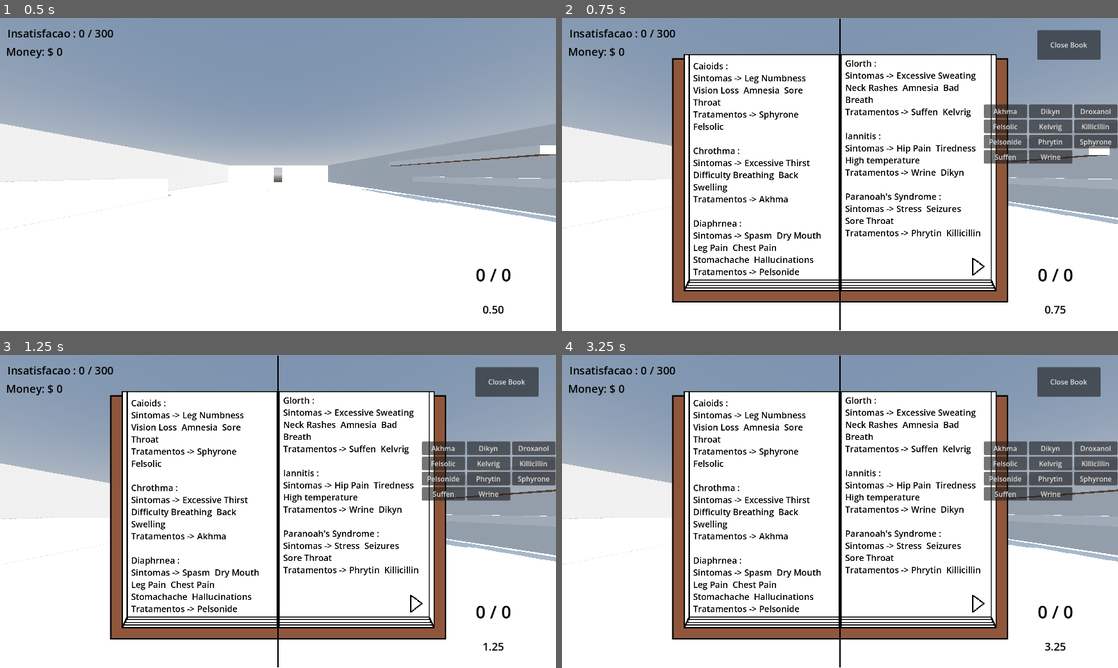
Above: before the commit, frames 1-4 (two rows, left to right).
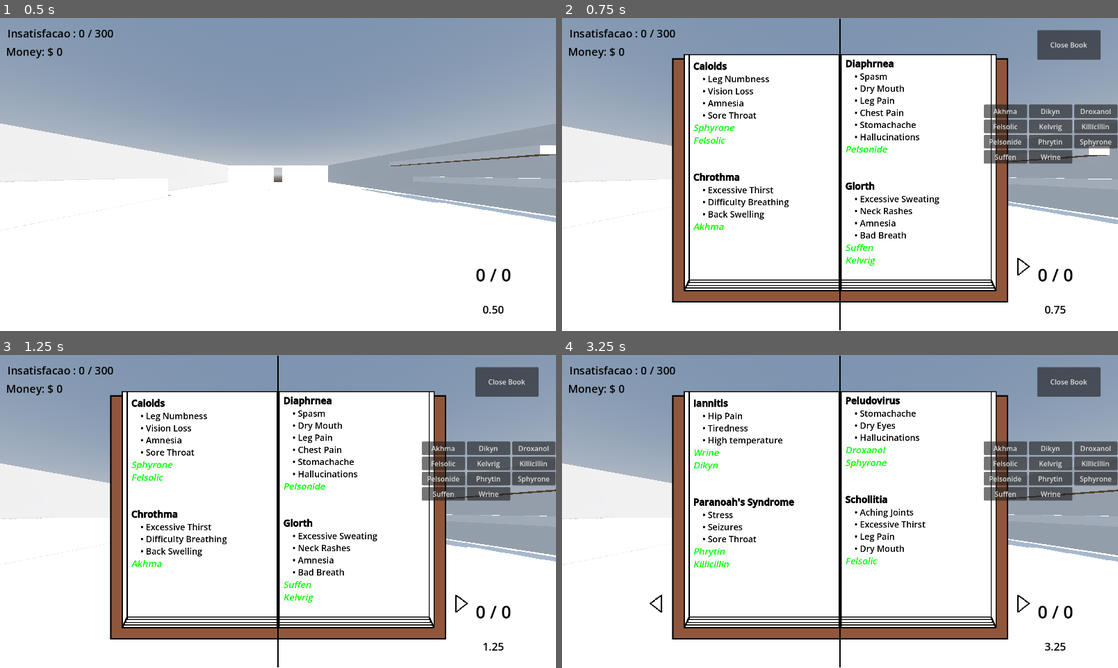
Above: after the commit, the same moments.

Repository: GianOM/wds
Game: Godot game, scene res://Ambientes/Main_Office.tscn
The game is run twice, just before and just after one commit, with the same random seed, the same clock (stepped at 60 frames per second) and the same inputs.
Inputs (mouse positions are in pixels of both pictures, inside the frame that each line leads up to; where the layout moved, square brackets give the same spot in the first picture):
- Up to frame 1 (0.5 s): no input
- Up to frame 2 (0.75 s): move the mouse to (867, 174) at 0.52 s; hold W (Forward_Key) from 0.53 s (still down); tap Tab (Book_Key) at 0.6 s
- Up to frame 3 (1.25 s): keep holding W (Forward_Key)
- Up to frame 4 (3.25 s): release W (Forward_Key) at 1.25 s; click (1023, 602) [979, 602] at 1.25 s; click (1023, 602) at 2.02 s; click (656, 602) [701, 602] at 2.75 s

Frame 1 is identical in both runs. In frame 2, 6.0% of the frame differs, in the area x 23-85%, y 13-83%; in frame 3, 6.0%; in frame 4, 5.9%.

Commit message:
NavMesh Pacient

Diff:
--- a/Ambientes/Main_Office.tscn
+++ b/Ambientes/Main_Office.tscn
@@ -3,6 +3,7 @@
 [ext_resource type="PackedScene" uid="uid://12c1kqyqrqyj" path="res://Player/Playable_Character.tscn" id="1_comex"]
 [ext_resource type="PackedScene" uid="uid://dqxcwmctsuyxq" path="res://Ambientes/Main Room/Main Room Models.glb" id="2_pm0r7"]
 [ext_resource type="PackedScene" uid="uid://hqhpgf4k8tei" path="res://Pacients/Pacients_Manager_Scene.tscn" id="3_aybpn"]
+[ext_resource type="NavigationMesh" uid="uid://b423ywtfb4uy1" path="res://Pacients/OfficeNavMesh.tres" id="4_e2ln7"]
 
 [sub_resource type="ProceduralSkyMaterial" id="ProceduralSkyMaterial_comex"]
 sky_horizon_color = Color(0.66224277, 0.6717428, 0.6867428, 1)
@@ -56,7 +57,7 @@
 [node name="PlayableCharacter" parent="." unique_id=1531290082 instance=ExtResource("1_comex")]
 transform = Transform3D(1, 0, 0, 0, 1, 0, 0, 0, 1, -0.002298355, 0.025694609, -7.544421)
 
-[node name="Main Room Models" parent="." unique_id=2008812089 instance=ExtResource("2_pm0r7")]
+[node name="Main Room Models" parent="." unique_id=2008812089 groups=["NavMeshGroup"] instance=ExtResource("2_pm0r7")]
 
 [node name="StaticBody3D" type="StaticBody3D" parent="Main Room Models/Table" parent_id_path=PackedInt32Array(2008812089, 1456461933) index="0" unique_id=2000408573]
 
@@ -105,4 +106,25 @@
 
 [node name="Pacients_Manager" parent="." unique_id=1675392447 instance=ExtResource("3_aybpn")]
 
+[node name="Main_Office_Navigation_Zone" type="NavigationRegion3D" parent="." unique_id=1862104724]
+navigation_mesh = ExtResource("4_e2ln7")
+
+[node name="NavigationObstacle3D" type="NavigationObstacle3D" parent="Main_Office_Navigation_Zone" unique_id=1998934138 groups=["NavMeshGroup"]]
+height = 4.0
+vertices = PackedVector3Array(-10.963882, 0, -17.225937, -7.3034964, 0, -17.225937, -7.203212, 0, -5.4174304, -11.716016, 0, -5.3672895)
+affect_navigation_mesh = true
+carve_navigation_mesh = true
+
+[node name="NavigationObstacle3D2" type="NavigationObstacle3D" parent="Main_Office_Navigation_Zone" unique_id=1282018442 groups=["NavMeshGroup"]]
+height = 4.0
+vertices = PackedVector3Array(-11.490644, 0, -2.2802677, -1.6869273, 0, -2.1696992, -1.7606387, 0, 2.0134654, -11.122084, 0, 1.7186174)
+affect_navigation_mesh = true
+carve_navigation_mesh = true
+
+[node name="NavigationObstacle3D3" type="NavigationObstacle3D" parent="Main_Office_Navigation_Zone" unique_id=2054890884 groups=["NavMeshGroup"]]
+height = 4.0
+vertices = PackedVector3Array(1.8195971, 0, -2.189135, 1.9301661, 0, 1.2753356, 10.904622, 0, 1.2569079, 10.941476, 0, -2.2259912)
+affect_navigation_mesh = true
+carve_navigation_mesh = true
+
 [editable path="Main Room Models"]
--- a/Doencas/Doenca_Resource.gd
+++ b/Doencas/Doenca_Resource.gd
@@ -27,7 +27,7 @@
 	List_of_Symptons.shuffle()
 
 	for i in range(List_of_Symptons.size()):
-		Return_Text += "Sintoma " + str(i) + " : " + List_of_Symptons[i].Symptom_Name + "\n"
+		Return_Text += List_of_Symptons[i].Symptom_Name + "\n"
 
 
 	return Return_Text
--- /dev/null
+++ b/Pacients/OfficeNavMesh.tres
@@ -0,0 +1,10 @@
+[gd_resource type="NavigationMesh" format=3 uid="uid://b423ywtfb4uy1"]
+
+[resource]
+vertices = PackedVector3Array(-8.558392, 0.06306383, -17.991398, -6.5583916, 0.06306383, -15.991398, -1.5583916, 0.06306383, -17.991398, 2.4416084, 0.06306383, -21.991398, 3.4416084, 0.06306383, -18.991398, 9.441608, 0.06306383, -18.991398, 9.441608, 0.06306383, -32.991398, -1.5583916, 0.06306383, -21.991398, -8.558392, 0.06306383, -32.991398, -1.5583916, 0.06306383, -2.9913979, 0.44160843, 0.06306383, -0.99139786, 1.4416084, 0.06306383, -2.9913979, -6.5583916, 0.06306383, -4.991398, -8.558392, 0.06306383, -2.9913979, 9.441608, 0.06306383, -2.9913979)
+polygons = [PackedInt32Array(2, 1, 0), PackedInt32Array(4, 3, 5), PackedInt32Array(5, 3, 6), PackedInt32Array(2, 0, 7), PackedInt32Array(7, 0, 8), PackedInt32Array(7, 8, 3), PackedInt32Array(3, 8, 6), PackedInt32Array(11, 10, 9), PackedInt32Array(9, 13, 12), PackedInt32Array(9, 12, 11), PackedInt32Array(4, 1, 2), PackedInt32Array(12, 1, 11), PackedInt32Array(11, 1, 4), PackedInt32Array(5, 14, 4), PackedInt32Array(4, 14, 11)]
+geometry_source_geometry_mode = 1
+geometry_source_group_name = &"NavMeshGroup"
+cell_size = 1.0
+cell_height = 0.05
+vertices_per_polygon = 4.0
--- a/Pacients/Pacient_Instance.tscn
+++ b/Pacients/Pacient_Instance.tscn
@@ -15,6 +15,18 @@
 
 [node name="PacientInstance" type="CharacterBody3D" unique_id=1624670727]
 script = ExtResource("1_o31nd")
+
+[node name="Pacient_NavAgent" type="NavigationAgent3D" parent="." unique_id=579579769]
+path_desired_distance = 0.25
+target_desired_distance = 0.25
+path_max_distance = 2.01
+path_metadata_flags = 0
+simplify_path = true
+path_search_max_polygons = 1024
+debug_enabled = true
+debug_use_custom = true
+debug_path_custom_color = Color(0.9294517, 2.8300881e-05, 0.65475553, 1)
+debug_path_custom_point_size = 5.0
 
 [node name="Debug_Mesh" type="MeshInstance3D" parent="." unique_id=1244330368]
 transform = Transform3D(1, 0, 0, 0, 1, 0, 0, 0, 1, 0, 0.9963317, 0)
@@ -51,10 +63,10 @@
 shape = SubResource("CylinderShape3D_o31nd")
 
 [node name="Wait_Untill_Kill_Timer" type="Timer" parent="." unique_id=2141252141]
-wait_time = 6.0
+wait_time = 3.0
 
 [node name="Wait_Time_Timout" type="Timer" parent="." unique_id=1135857456]
-wait_time = 10.0
+wait_time = 60.0
 one_shot = true
 autostart = true
 
--- a/Pacients/Pacient_Main_Script.gd
+++ b/Pacients/Pacient_Main_Script.gd
@@ -1,5 +1,9 @@
 class_name Paciente
 extends CharacterBody3D
+
+@onready var pacient_nav_agent: NavigationAgent3D = $Pacient_NavAgent
+var has_move_target: bool = false
+var next_path_position: Vector3 = Vector3.ZERO
 
 @onready var debug_mesh: MeshInstance3D = $Debug_Mesh
 @onready var symptoms_text: Label3D = $"Symptoms Text"
@@ -11,10 +15,11 @@
 
 @onready var time_untill_die: Label3D = $Time_Untill_Die
 
+
 func _ready() -> void:
 	Add_new_Sickness()
-
-
+	pacient_nav_agent.target_position = Vector3(0,0,-32)
+	#next_path_position = pacient_nav_agent.get_next_path_position()
 
 
 
@@ -24,8 +29,21 @@
 
 	time_untill_die.text = " %.2f s" % time_untill_death.time_left
 
+	if has_move_target:
+		next_path_position = pacient_nav_agent.get_next_path_position()
+		var movement_direction: Vector3 = global_position.direction_to(next_path_position)
 
-	pass
+		velocity = movement_direction * 3.0
+
+		move_and_slide()
+
+		if pacient_nav_agent.is_navigation_finished():
+			has_move_target = false
+
+			if wait_untill_kill_timer.is_stopped():
+				wait_untill_kill_timer.start()
+
+
 
 func Add_new_Sickness():
 
@@ -60,8 +78,8 @@
 		debug_mesh.get_surface_override_material(0).set("albedo_color", Color(0.857, 0.0, 0.179, 1.0))
 		ScoreManager.Score_de_Insatisfacao += 60
 
-	wait_untill_kill_timer.start()
 
+	has_move_target = true
 
 
 
--- a/Pacients/Pacients_Manager_Scene.tscn
+++ b/Pacients/Pacients_Manager_Scene.tscn
@@ -6,7 +6,7 @@
 script = ExtResource("1_gdb8o")
 
 [node name="Spawn_Timer" type="Timer" parent="." unique_id=1501850435]
-wait_time = 10.0
+wait_time = 12.0
 autostart = true
 
 [connection signal="timeout" from="Spawn_Timer" to="." method="_on_Spawn_Timer_Timeout"]
--- a/Player/Scripts/player_ui-SCRIPT.gd
+++ b/Player/Scripts/player_ui-SCRIPT.gd
@@ -118,19 +118,18 @@
 
 		var Temporary_Text: String = ""
 	#
-		Temporary_Text += Local_Sickness_DB[i].Disease_Name + " : \n"
+		Temporary_Text += "[b]%s[/b]\n" % Local_Sickness_DB[i].Disease_Name
 	#
-		Temporary_Text += "Sintomas -> "
+		#Temporary_Text += "Sintomas -> "
 		#
 		for meu_sintoma in Local_Sickness_DB[i].List_of_Symptons:
-			Temporary_Text  += meu_sintoma.Symptom_Name + "  "
+			Temporary_Text  += "[ul]%s[/ul]\n" % meu_sintoma.Symptom_Name
 			#
-		Temporary_Text += "\n"
 
-		Temporary_Text  += "Tratamentos -> "
+		#Temporary_Text  += "Tratamentos -> "
 		#
 		for minhas_curas in Local_Sickness_DB[i].Possible_Cure:
-			Temporary_Text  += minhas_curas.Treatment_Name + "  "
+			Temporary_Text  += "[color=green][i]%s[/i][/color]\n" % minhas_curas.Treatment_Name
 
 		Temporary_Text  += "\n"
 		Temporary_Text  += "\n"
--- a/Player/UI Main/Book_UI_Script.gd
+++ b/Player/UI Main/Book_UI_Script.gd
@@ -18,7 +18,7 @@
 
 
 func Open_Book() -> void:
-	book.visible = true
+	book.show()
 	book.play("open_book")
 	close.disabled = false
 	close.visible = true
@@ -56,7 +56,7 @@
 	close.visible = false
 	book.play("close_book")
 	await book.animation_finished
-	book.visible = false
+	book.hide()
 
 
 	book.reset_pages()
--- a/Player/UI Main/animated_book_2d.gd
+++ b/Player/UI Main/animated_book_2d.gd
@@ -1,7 +1,7 @@
 extends AnimatedSprite2D
 
 var ENTRIES: int
-var ENTRIES_PER_PAGE: int = 3
+var ENTRIES_PER_PAGE: int = 2
 
 @onready var next_page: TextureButton = $NextPage
 @onready var previous_page: TextureButton = $PreviousPage
--- a/Player/UI Main/animated_book_2d.tscn
+++ b/Player/UI Main/animated_book_2d.tscn
@@ -77,19 +77,17 @@
 script = ExtResource("5_atx3h")
 
 [node name="NextPage" type="TextureButton" parent="." unique_id=1969893283]
-visible = false
-offset_left = 443.0
+offset_left = 600.0
 offset_top = 281.0
-offset_right = 510.0
+offset_right = 667.0
 offset_bottom = 354.0
 disabled = true
 texture_normal = ExtResource("6_v6x3e")
 
 [node name="PreviousPage" type="TextureButton" parent="." unique_id=401779288]
-visible = false
-offset_left = -507.0
+offset_left = -669.0
 offset_top = 281.0
-offset_right = -440.0
+offset_right = -602.0
 offset_bottom = 354.0
 disabled = true
 texture_normal = ExtResource("6_v6x3e")
@@ -99,10 +97,13 @@
 offset_left = -510.0
 offset_top = -398.0
 offset_right = -22.0
-offset_bottom = 355.0
+offset_bottom = 346.0
 mouse_filter = 2
 theme_override_colors/default_color = Color(0, 0, 0, 1)
 theme_override_font_sizes/normal_font_size = 30
+theme_override_font_sizes/bold_font_size = 32
+theme_override_font_sizes/italics_font_size = 31
+bbcode_enabled = true
 fit_content = true
 
 [node name="RigtPage" type="RichTextLabel" parent="." unique_id=455078309]
@@ -113,6 +114,9 @@
 mouse_filter = 2
 theme_override_colors/default_color = Color(0, 0, 0, 1)
 theme_override_font_sizes/normal_font_size = 30
+theme_override_font_sizes/bold_font_size = 32
+theme_override_font_sizes/italics_font_size = 31
+bbcode_enabled = true
 fit_content = true
 
 [connection signal="pressed" from="NextPage" to="." method="_on_next_page_pressed"]
--- a/project.godot
+++ b/project.godot
@@ -66,6 +66,10 @@
 ]
 }
 
+[navigation]
+
+3d/navigation_engine="GodotNavigation3D"
+
 [physics]
 
 3d/physics_engine="Jolt Physics"
